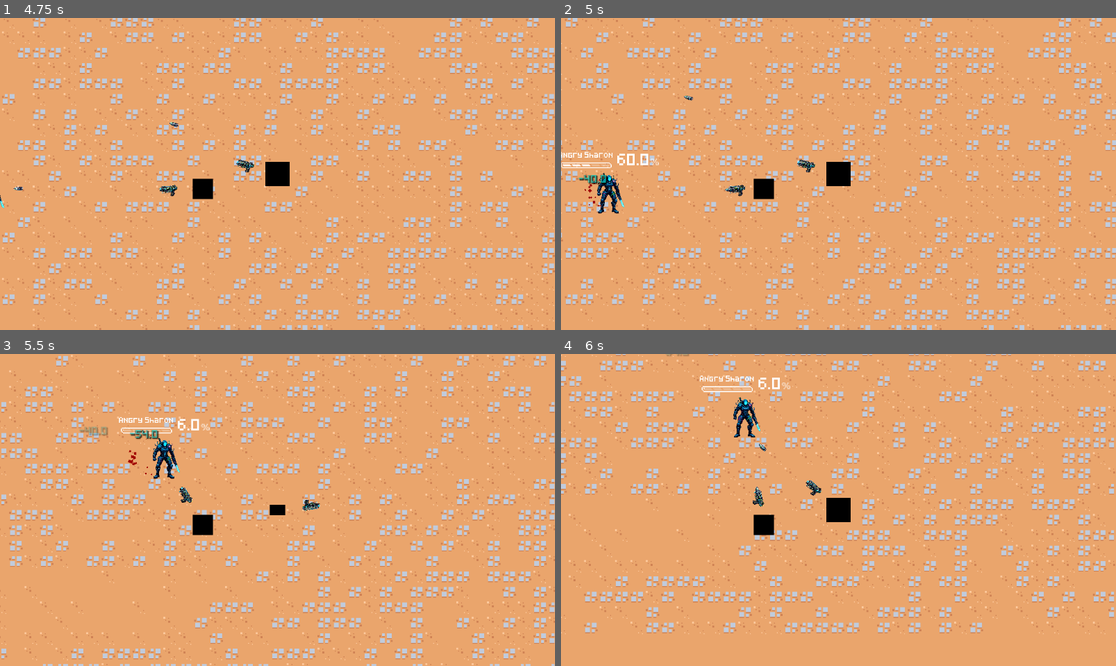
Above: before the commit, frames 1-4 (two rows, left to right).
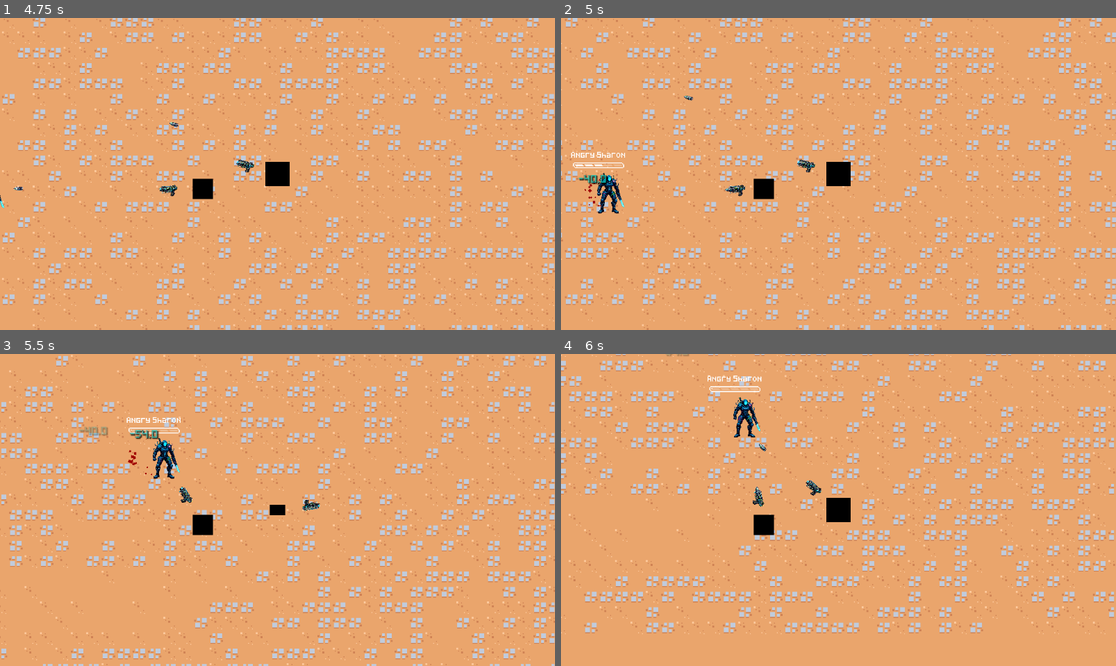
Above: after the commit, the same moments.

Repository: AineeJames/ToBeNamed
Game: Godot game, scene res://scenes/main_game/main_game.tscn
Same seed, same stepped clock (60 frames per second), same inputs: the game is played once before the commit and once after it.
Inputs (mouse positions are in pixels of both pictures, inside the frame that each line leads up to):
- Up to frame 1 (4.75 s): tap Enter at 0.5 s; move the mouse to (399, 158) at 0.52 s; hold D (move_right) 0.53-1.28 s; tap Space (dash) at 0.6, 2.1, 3.6 s; move the mouse to (166, 189) at 1.27 s; hold S (move_down) 1.28-2.03 s; click (166, 189) at 1.35 s; move the mouse to (333, 105) at 2.02 s; hold D (move_right) 2.03-2.78 s; move the mouse to (249, 236) at 2.77 s; hold W (move_up) 2.78-3.53 s; click (249, 236) at 2.85 s; move the mouse to (444, 220) at 3.52 s; hold A (move_left) from 3.53 s (still down); move the mouse to (111, 127) at 4.27 s; click (111, 127) at 4.35 s
- Up to frame 2 (5 s): keep holding A (move_left)
- Up to frame 3 (5.5 s): move the mouse to (305, 510) at 5.02 s; release A (move_left) at 5.03 s; hold S (move_down) from 5.03 s (still down); tap Space (dash) at 5.1 s
- Up to frame 4 (6 s): move the mouse to (755, 432) at 5.77 s; release S (move_down) at 5.78 s; hold D (move_right) from 5.78 s (still down); click (755, 432) at 5.85 s

Frame 1 is identical in both runs. In frame 2, 0.3% of the frame differs, in the area x 0-18%, y 42-49%; in frame 3, 0.3%; in frame 4, 0.3%.

Commit message:
no hidpi, removed percentage

Diff:
--- a/project.godot
+++ b/project.godot
@@ -13,6 +13,10 @@
 config/name="ToBeNamed"
 run/main_scene="res://scenes/main_game/main_game.tscn"
 config/features=PackedStringArray("4.2", "Forward Plus")
+
+[display]
+
+window/dpi/allow_hidpi=false
 
 [input]
 
--- a/scenes/health_bar/health_bar.tscn
+++ b/scenes/health_bar/health_bar.tscn
@@ -47,6 +47,7 @@
 texture_progress = ExtResource("3_5j5bq")
 
 [node name="PercentLabel" type="Label" parent="HBoxContainer"]
+visible = false
 layout_mode = 2
 theme_override_fonts/font = ExtResource("2_5rsmk")
 theme_override_font_sizes/font_size = 10
